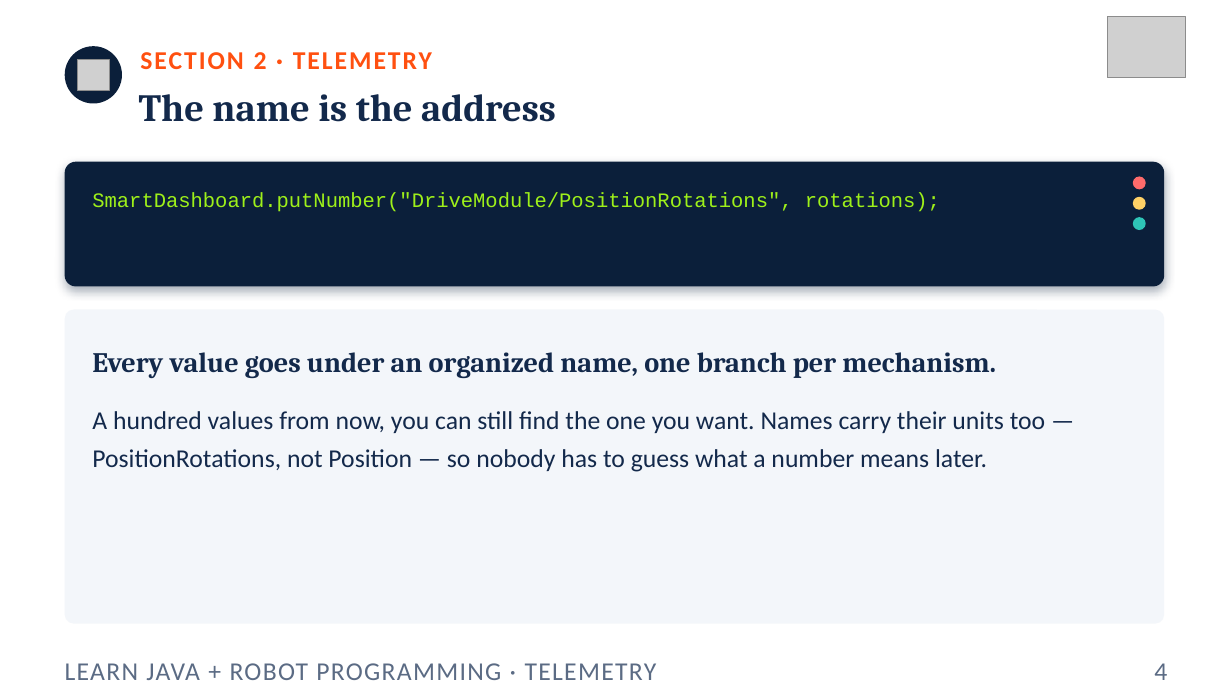
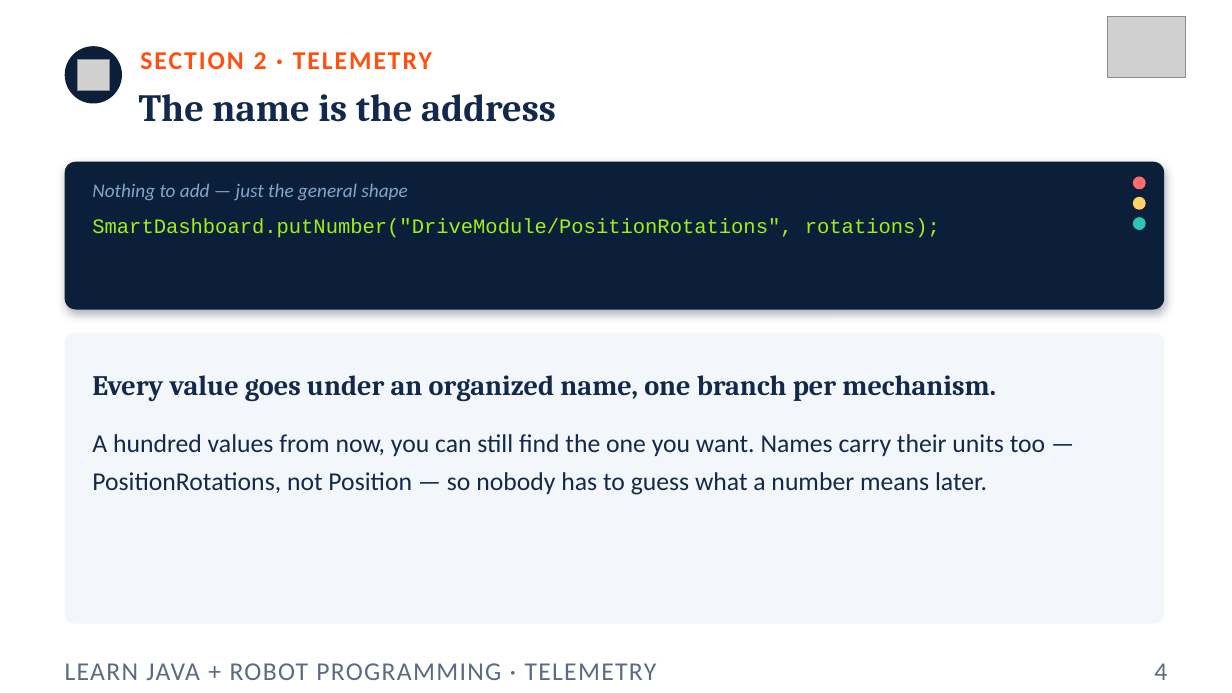
Before and after one commit to FRC5010/BasicRobotLessons, a slide deck: slide 4 of docs/presentations/v3/03-telemetry.pptx. Drawn at 1232x693 pixels with LibreOffice and Linux fonts; fonts in the diff are those of the drawing; grey boxes stand for pictures. Boxes give left, top, right and bottom in pixels: in the first picture for what was removed or moved away, otherwise in the second. Text is boxed around its words. In the diff, an @@ line names an element or a change of style, - is before the commit and + after.

```diff
--- a/docs/presentations/v3/03-telemetry.pptx
+++ b/docs/presentations/v3/03-telemetry.pptx
@@ rounded rectangle: place and size @@
-rounded rectangle at <box>65,162,1165,287</box>
+rounded rectangle at <box>65,162,1165,310</box>
@@ rounded rectangle at <box>65,162,1165,310</box>: proportions changed @@
@@ text "SmartDashboard.putNumber("DriveModule/PositionRotations", ro ...": place and size @@
-text "SmartDashboard.putNumber("DriveModule/PositionRotations", ro ..." at <box>92,192,940,212</box>
+text "SmartDashboard.putNumber("DriveModule/PositionRotations", ro ..." at <box>92,218,940,238</box>
@@ text added at <box>92,183,407,200</box>, 15 pt, text #7FA8C9, italic @@
+Nothing to add — just the general shape
@@ rounded rectangle at <box>65,333,1165,624</box>: proportions changed @@
@@ rounded rectangle: place and size @@
-rounded rectangle at <box>65,310,1165,624</box>
+rounded rectangle at <box>65,333,1165,624</box>
@@ text "Every value goes under an ...": place and size @@
-text "Every value goes under an ..." at <box>92,352,996,378</box>
+text "Every value goes under an ..." at <box>92,375,996,401</box>
@@ text "A hundred values from now, ...": place and size @@
-text "A hundred values from now, ..." at <box>92,411,1045,472</box>
+text "A hundred values from now, ..." at <box>92,434,1045,495</box>
```
Also in this commit, not shown: 4 other slides changed, 17 other files.
